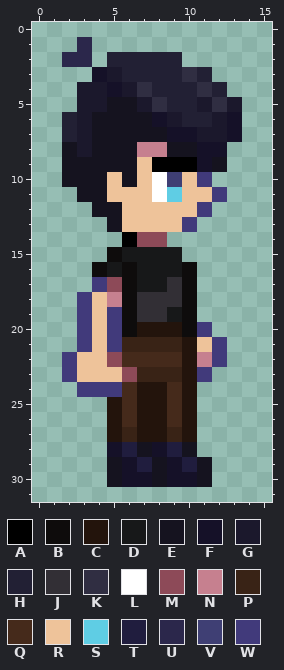
One commit to this pixel-art sprite: sprites/main_character/idle_right/idle_right_1.png. The picture above was drawn from the file before the commit.
The file is 48x96 pixels, drawn in blocks of 3x3; one block is one cell here. Colours within 5 levels of each other are drawn and written as one.
Palette (. is transparent): A #000000  B #0e0c0c  C #23140c  D #171819  E #15131f  F #151128  G #1b182c  H #222034  J #322f35  K #302e42  L #ffffff  M #8d4a58  N #c6808f  P #392316  Q #452a1b  R #eec39a  S #5fcde4  T #201d3e  U #2b274b  V #3f3f74  W #413a7b
After the commit:
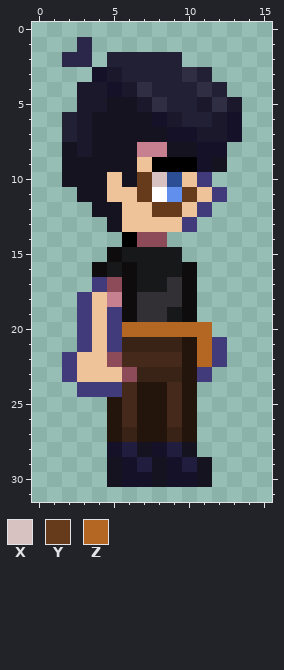
Colours new in this view: X #d7c1c1  Y #653b1c  Z #b46723
The exact change:
colour S: #5fcde4 -> #608fed
colour V: #3f3f74 -> #2b4e95
y 10: x 7..8 RL -> YX
y 11: x 7 R -> Y; x 10 R -> Y
y 12: x 8..9 RR -> YY
y 20: x 6..11 BCCCBW -> ZZZZZZ
y 21: x 11 R -> Z
y 22: x 11 N -> Z
